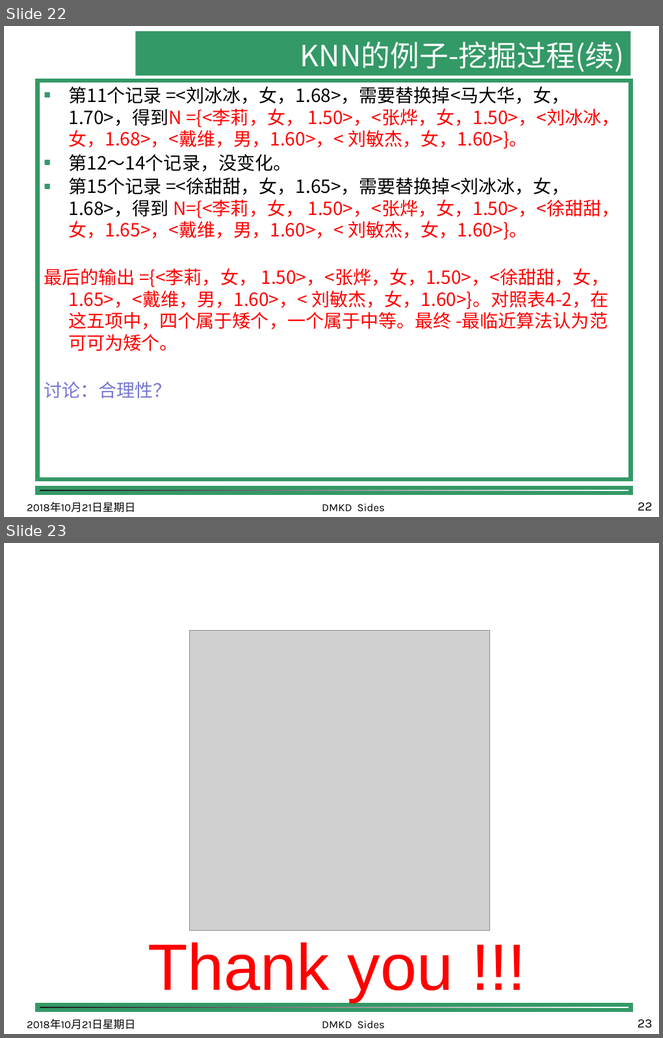
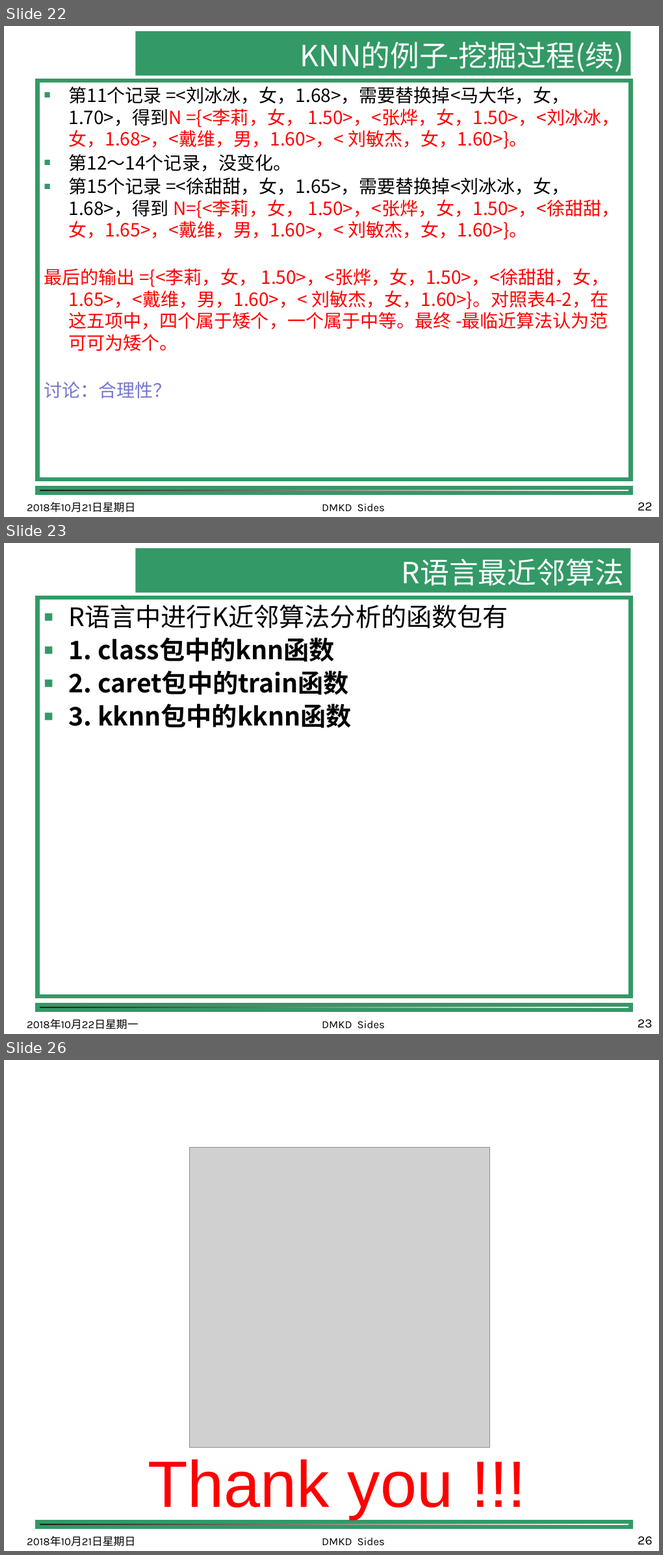
Before and after one commit to shfkuang/shfkuang.github.io, a slide deck: dm/ch4.1.pptx. Shown one above the other, each under a label of ours: slides 22 and 23 before the commit, slides 22, 23 and 26 after it; the slides between them are not shown. The pictures are 663x1038 and 663x1555 pixels, drawn with LibreOffice and Linux fonts; fonts in the diff are those of the drawing; grey boxes stand for pictures; background and template pictures are left out. Boxes give left, top, right and bottom in pixels: in the first picture for what was removed or moved away, otherwise in the second. Text is boxed around its words. In the diff, an @@ line names an element or a change of style, - is before the commit and + after.

```diff
--- a/dm/ch4.1.pptx
+++ b/dm/ch4.1.pptx
@@ slide 23 added at (x1=4, y1=543, x2=659, y2=1034), background #FFFFFF; not listed: 1 template element that a slide beside it also shows @@
@@ title added at (x1=136, y1=548, x2=631, y2=593), fill #339966, 32 pt, text #FFFFFF @@
+R语言最近邻算法
@@ text added at (x1=37, y1=598, x2=631, y2=997), outline #339966 4.5 pt, 28 pt, text #000000, bold @@
+■ R语言中进行K近邻算法分析的函数包有
+■ 1. class包中的knn函数
+■ 2. caret包中的train函数
+■ 3. kknn包中的kknn函数
@@ text added at (x1=27, y1=1019, x2=138, y2=1030), 12 pt, text #000000 @@
+2018年10月22日星期一
@@ text added at (x1=322, y1=1021, x2=386, y2=1029), 12 pt, text #000000 @@
+DMKD Sides
@@ page number added at (x1=638, y1=1019, x2=653, y2=1029), 14 pt, text #000000 @@
+23
@@ what was slide 23 is now slide 26 @@
@@ page number at (x1=638, y1=1536, x2=653, y2=1546): text changed @@
-23
+26
```
Also in this commit, not shown: 2 other slides added, 2 other files.
